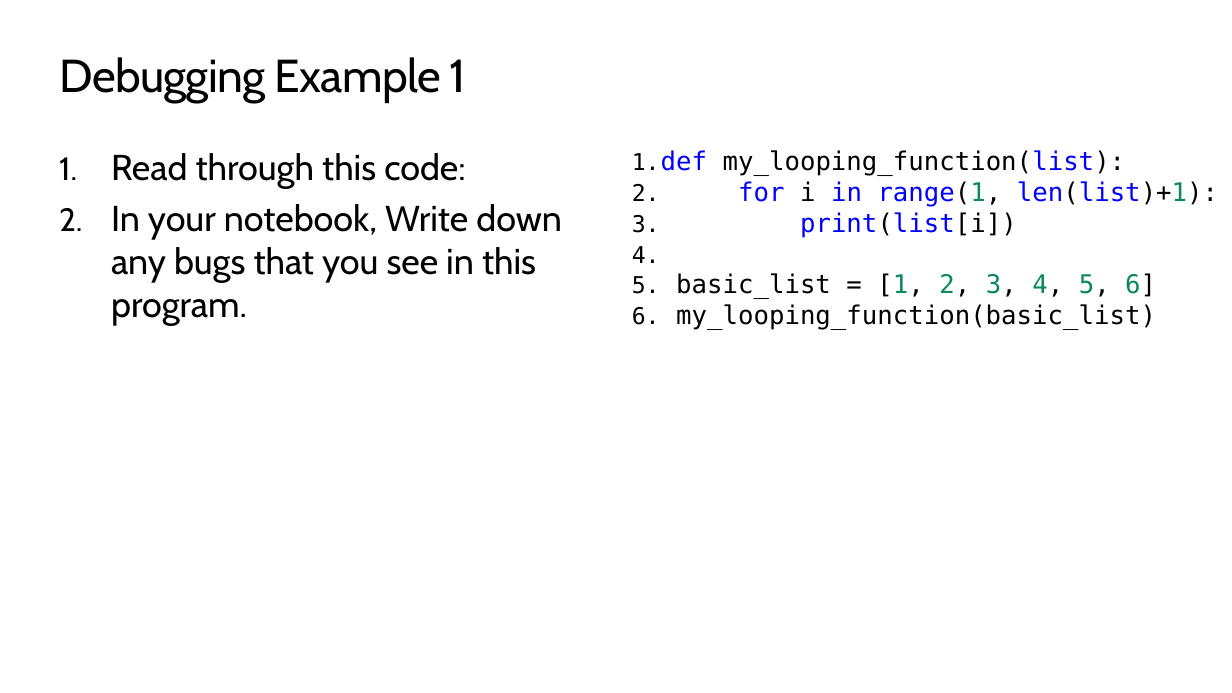
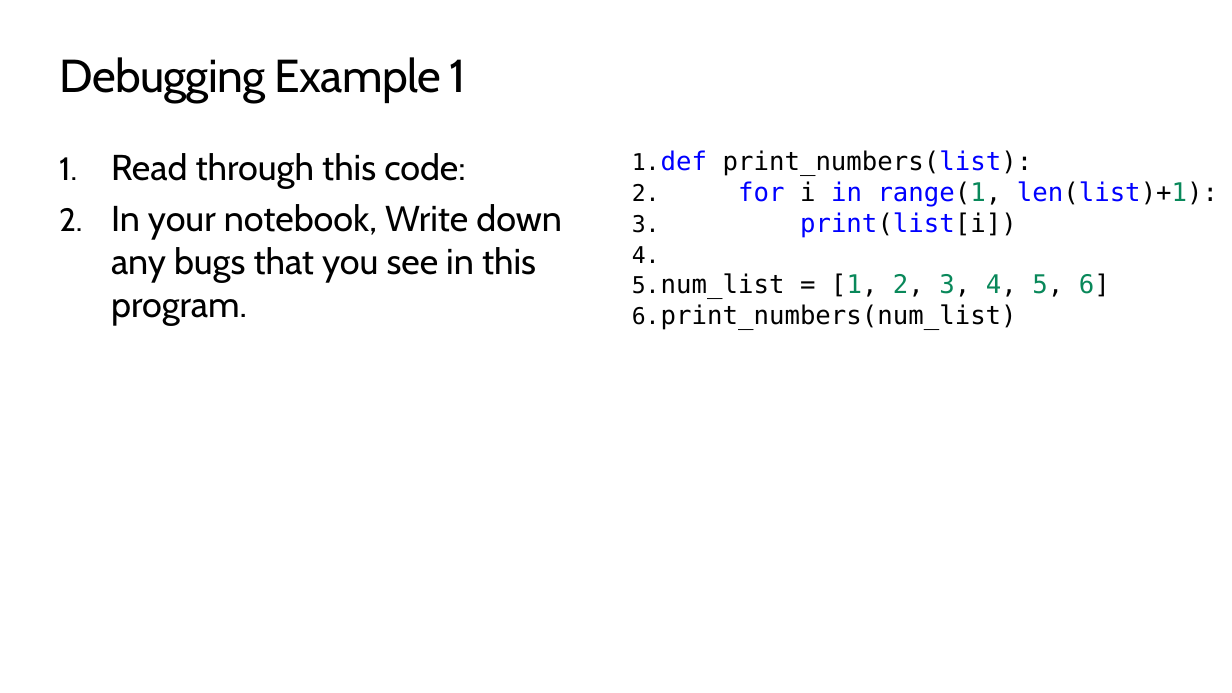
Before and after one commit to TEALSK12/2nd-semester-introduction-to-computer-science, a slide deck: slide 7 of units/4_unit/slidedecks/Intro Python 4.05 TEALS.pptx (slide 8 before the commit). Drawn at 1232x693 pixels with LibreOffice and Linux fonts; fonts in the diff are those of the drawing; background and template pictures are left out. Boxes give left, top, right and bottom in pixels: in the first picture for what was removed or moved away, otherwise in the second. Text is boxed around its words. In the diff, an @@ line names an element or a change of style, - is before the commit and + after.

Commit message:
Update file via upload - issue #186
Modify the slide deck to:
- Update lesson example for debugging (eliminate dictionary syntax and use a simpler example)
- Add a Think-Pair-Share activity in the lesson portion
- Remove pre-lab work due to time constraint on a quiz day
- Update lab examples

```diff
--- a/units/4_unit/slidedecks/Intro Python 4.05 TEALS.pptx
+++ b/units/4_unit/slidedecks/Intro Python 4.05 TEALS.pptx
@@ text at <box>661,150,1033,176</box>: text changed @@
-1. def my_looping_function(list):
+1. def print_numbers(list):
@@ text at <box>661,273,1110,330</box>: text changed @@
-4. basic_list = [1, 2, 3, 4, 5, 6]
-5. my_looping_function(basic_list)
+4. num_list = [1, 2, 3, 4, 5, 6]
+5. print_numbers(num_list)
```
Also in this commit, not shown: 3 other slides changed, 1 slide added, 2 slides removed.
